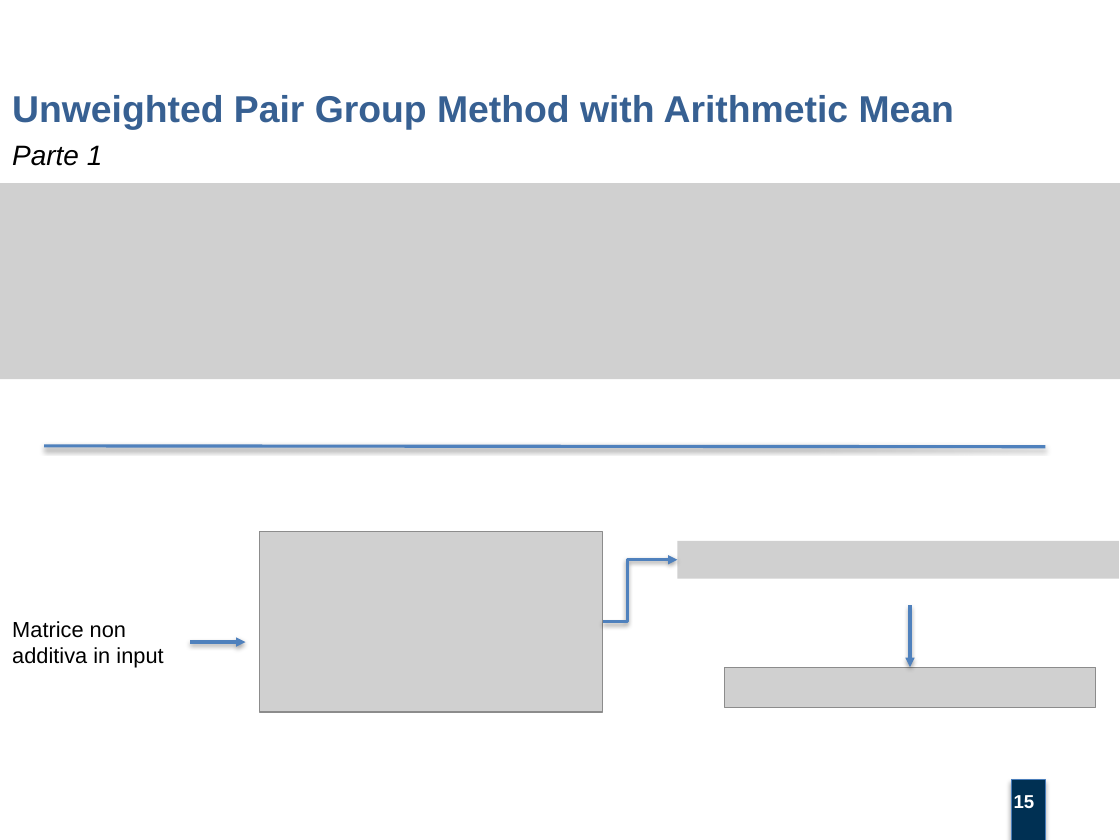
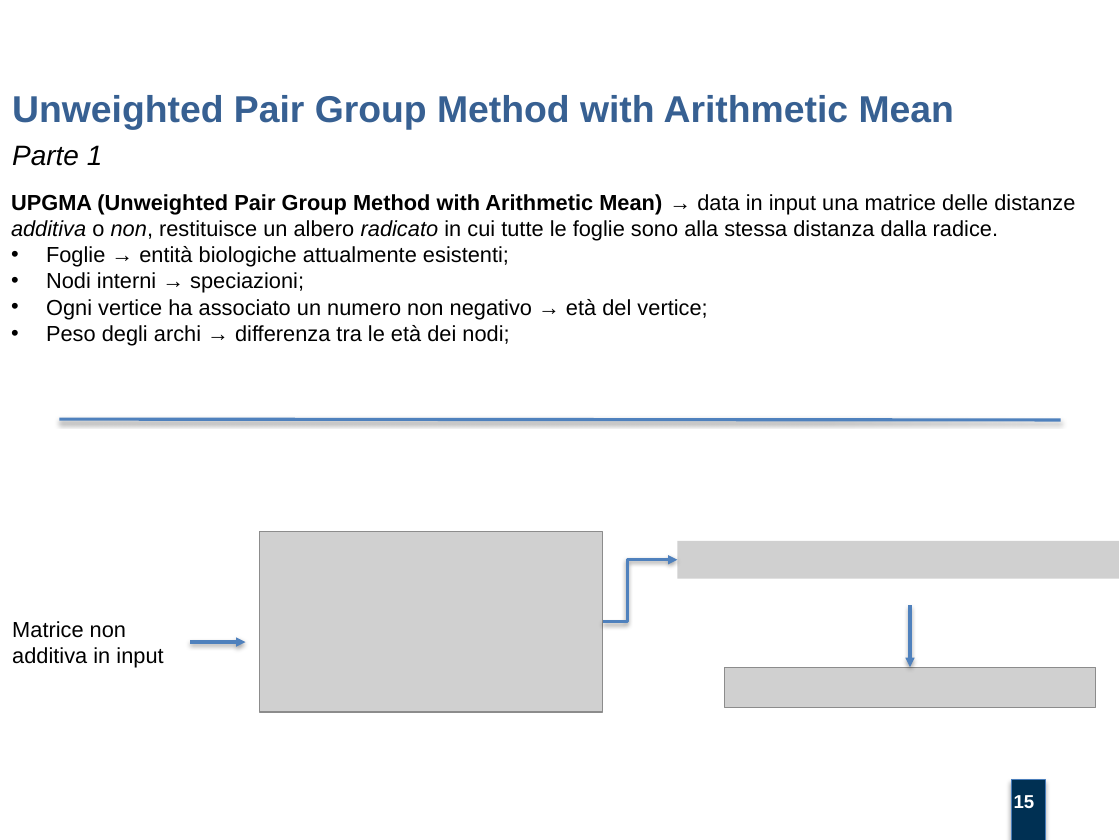
Before and after one commit to mtortoli/Thesis, a slide deck: slide 15 of Discussione Laurea/Slides v.1.0.pptx. Drawn at 1120x840 pixels with LibreOffice and Linux fonts; fonts in the diff are those of the drawing; grey boxes stand for pictures; background and template pictures are left out. Boxes give left, top, right and bottom in pixels: in the first picture for what was removed or moved away, otherwise in the second. Text is boxed around its words. In the diff, an @@ line names an element or a change of style, - is before the commit and + after.

```diff
--- a/Discussione Laurea/Slides v.1.0.pptx
+++ b/Discussione Laurea/Slides v.1.0.pptx
@@ picture removed at <box>0,184,1120,380</box> @@
@@ text added at <box>11,194,1075,346</box>, 14 pt, text #000000 @@
+UPGMA (Unweighted Pair Group Method with Arithmetic Mean) → data in input una matrice delle distanze additiva o non, restituisce un albero radicato in cui tutte le foglie sono alla stessa distanza dalla radice.
+• Foglie → entità biologiche attualmente esistenti;
+• Nodi interni → speciazioni;
+• Ogni vertice ha associato un numero non negativo → età del vertice;
+• Peso degli archi → differenza tra le età dei nodi;
@@ line moved from (45, 446) - (1045, 447) to (59, 419) - (1061, 420) @@
```
Also in this commit, not shown: 6 other slides changed, 2 other files.
